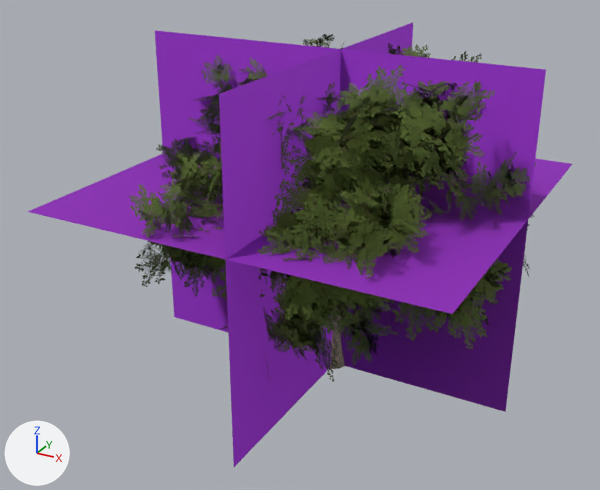
Two versions of the glTF model data/models/board/vegetation/tree.glb, one commit apart.
Both versions are drawn from a 50 mm camera at (30.4, -62.2, 42.7) aimed at (-2.4, -2.6, 12.9). Every picture has the same lights, and +X, +Y and +Z are marked at lower left. The picture after the commit comes second. Where no turn or scale is listed for an object, it has been applied to the vertices. Vertices at exactly the same position are counted once.

The first picture shows 'tree-lod0.001', 'tree-lod1.001', 'tree-lod2.001', 'tree-lod3.001'.
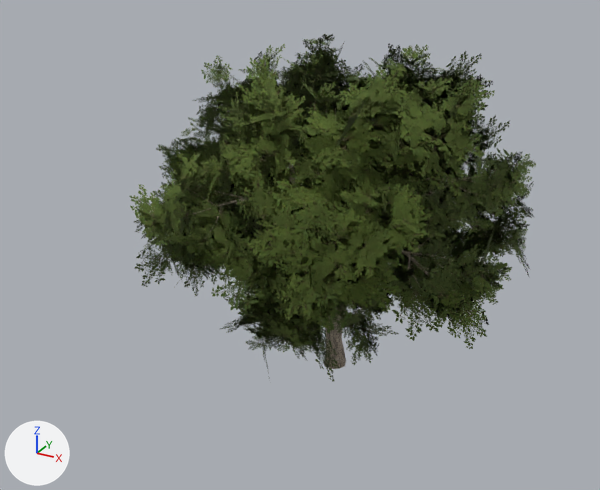
Location of each change, (x1, y1, x2, y2) in pixels of the pictures (600 x 490 px; the box of a moved part takes in the faces that stretch with it):
```json
{"object": "tree-lod3.001", "change": "mesh moved, recoloured", "before": [28, 23, 572, 467], "on screen": "not visible afterwards"}
{"part": 1, "of": "me_tree_lod3", "change": "moved or reshaped", "before": [28, 154, 572, 314], "on screen": "not visible afterwards"}
{"part": 2, "of": "me_tree_lod3", "change": "recoloured", "before": [28, 23, 572, 467], "on screen": "purple"}
```

Edits to the scene script, one JSON object a line:
```json
{"block": "me_tree_lod3", "where": "me_tree_lod3.from_pydata(...)  # 12 vertices, 6 faces; spans x -19.1..16.7, y -17.9..16.0, z 0.0..30.0"}
{"block": "me_tree_lod3", "where": "# used by ob_tree_lod3_001; location = (0.0, 0.0, 0.0)"}
{"block": "me_tree_lod3", "change": "me_tree_lod3 part 1: the whole mesh is moved by (0.0, 0.0, -0.1)"}
{"block": "me_tree_lod3", "change": "me_tree_lod3 part 2: 6 faces centred in x -7.2..4.8, y -6.6..4.7, z 10.0..20.0 are repainted in the vertex colours; the middle colour goes from purple #be3aff to pink #fd27cf"}
```
